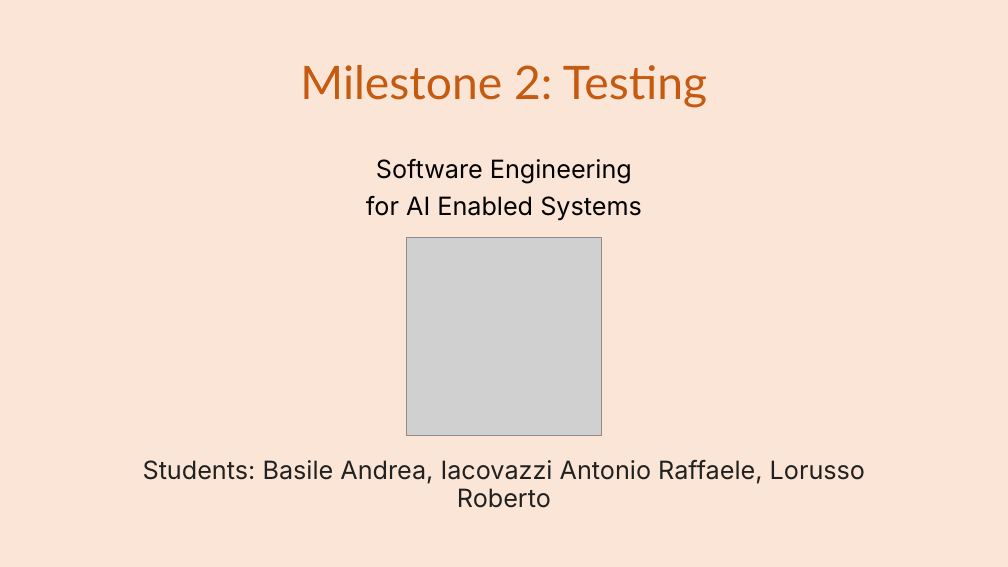
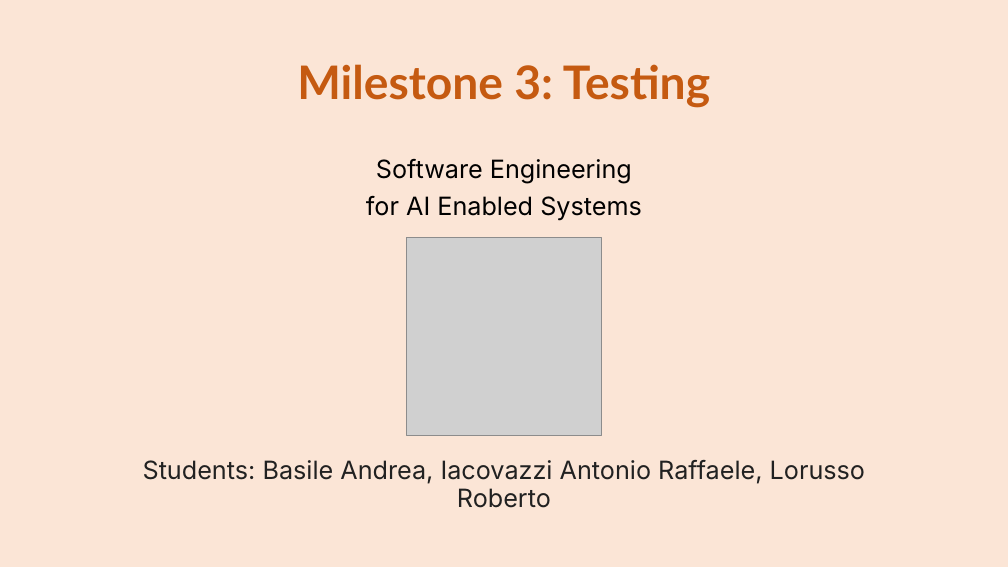
Before and after one commit to se4ai2223-uniba/architectural-style-recognition, a slide deck: slide 1 of docs/ArchiNet Team-Milestone 3.pptx. Drawn at 1008x567 pixels with LibreOffice and Linux fonts; fonts in the diff are those of the drawing; grey boxes stand for pictures. Boxes give left, top, right and bottom in pixels: in the first picture for what was removed or moved away, otherwise in the second. Text is boxed around its words. In the diff, an @@ line names an element or a change of style, - is before the commit and + after.

```diff
--- a/docs/ArchiNet Team-Milestone 3.pptx
+++ b/docs/ArchiNet Team-Milestone 3.pptx
@@ title at [297,64,710,108]: text changed; bold on @@
-Milestone 2: Testing
+Milestone 3: Testing
```
Also in this commit, not shown: 19 other slides changed, 1 slide added, 1 slide removed.
